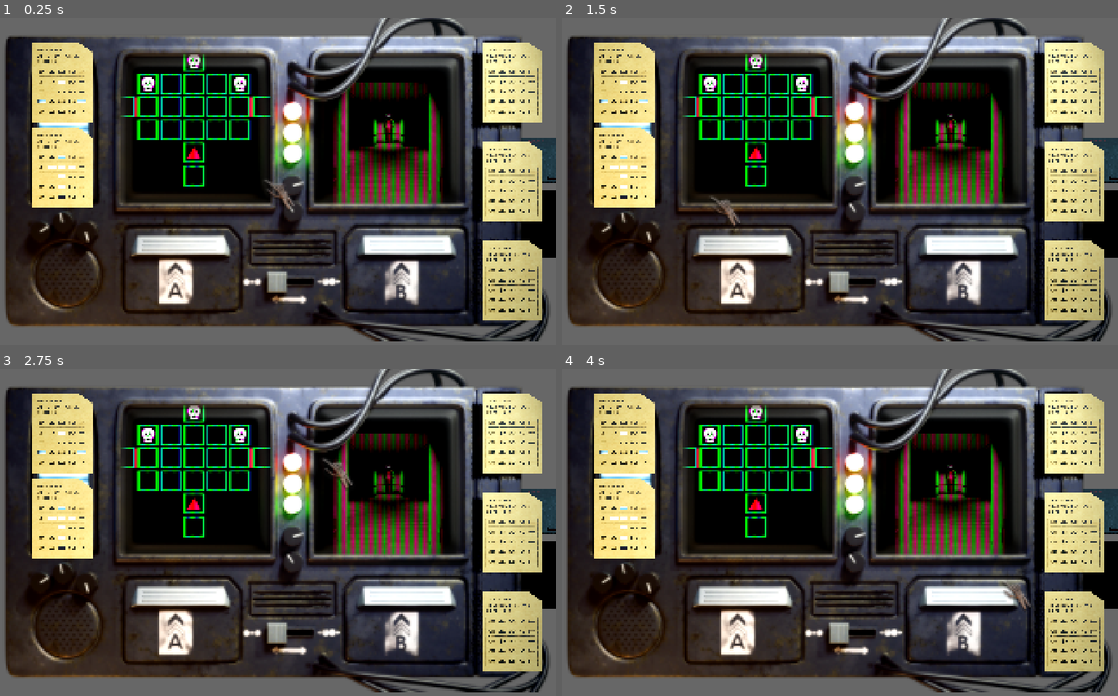
Above: before the commit, frames 1-4 (two rows, left to right).
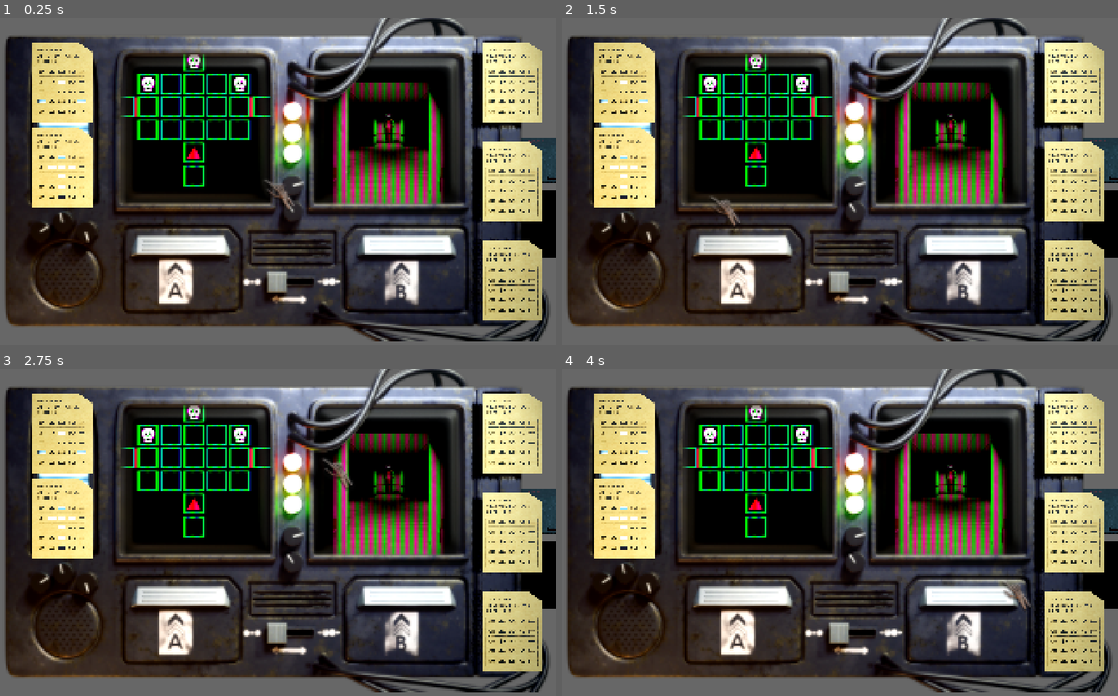
Above: after the commit, the same moments.

Repository: pudgypoultry/kill-the-computer-jam
Game: Godot game, scene res://Sandboxes/Pudgypoultry/MainScene.tscn
Two runs of this game, one before a commit and one after it. Both use one fixed random seed, a clock stepped at 60 frames per second and the inputs below.
Inputs (mouse positions are in pixels of both pictures, inside the frame that each line leads up to):
- Up to frame 1 (0.25 s): no input
- Up to frame 2 (1.5 s): tap Enter at 0.5 s; move the mouse to (956, 165) at 0.52 s; hold D (move_right) 0.53-1.28 s; click (956, 165) at 0.6 s; move the mouse to (712, 197) at 1.27 s; hold S (move_backward) from 1.28 s (still down); click (712, 197) at 1.35 s
- Up to frame 3 (2.75 s): tap Space at 2 s; move the mouse to (322, 460) at 2.02 s; release S (move_backward) at 2.03 s; hold D (move_right) from 2.03 s (still down); click (322, 460) at 2.1 s
- Up to frame 4 (4 s): move the mouse to (795, 597) at 2.77 s; release D (move_right) at 2.78 s; hold W (move_forward) 2.78-3.53 s; click (795, 597) at 2.85 s; tap Enter at 3.5 s; move the mouse to (1001, 581) at 3.52 s; hold A (move_left) from 3.53 s (still down); click (1001, 581) at 3.6 s

The runs differ from the first frame. In frame 1, 4.1% of the frame differs, in the area x 59-80%, y 19-57%; in frame 2, 4.1%; in frame 3, 4.0%; in frame 4, 4.1%.

Commit message:
Some more lights

Diff:
--- a/Scenes/ReactorArea/RoomLayout.tscn
+++ b/Scenes/ReactorArea/RoomLayout.tscn
@@ -2780,13 +2780,6 @@
 texture_normal = ExtResource("7_2cdcx")
 texture_orm = ExtResource("8_bs17m")
 
-[node name="Decal5" type="Decal" parent="DecalsHallway/DecalsSet2" unique_id=342125995]
-transform = Transform3D(0.35347277, 0.6123724, 0.70714724, 0.8497324, 0.105915934, -0.51646554, -0.3911675, 0.78344226, -0.4829143, 2.6606486, 1.9203987, -5.402345)
-size = Vector3(2.3095703, 2, 1.9447632)
-texture_albedo = ExtResource("6_4tam1")
-texture_normal = ExtResource("7_2cdcx")
-texture_orm = ExtResource("8_bs17m")
-
 [node name="Decal4" type="Decal" parent="DecalsHallway/DecalsSet2" unique_id=2102767107]
 transform = Transform3D(-0.49999994, -3.2350684e-08, 0.86602545, 0.6409431, 0.6724998, 0.37004867, -0.58240193, 0.74009734, -0.33624986, 7.6834736, -0.13251555, -4.156449)
 texture_albedo = ExtResource("9_okt7d")
@@ -2897,8 +2890,27 @@
 flicker_low_amount = 0.409
 emissive_brightness = 2.792
 
+[node name="DoorLightFlicker4" parent="Lights" unique_id=1972426774 instance=ExtResource("20_bs17m")]
+transform = Transform3D(-1, 4.3711392e-08, 4.371139e-08, 4.3711395e-08, 1, 0, -4.3711395e-08, 2.6865768e-16, -1, 1.5101151, 2.5841906, -0.18528399)
+flicker_rate_a = 0.84
+flicker_rate_b = 8.673
+flicker_threshold = 0.453
+flicker_adjust_speed = 2.1809999999999996
+flicker_low_amount = 0.409
+emissive_brightness = 2.792
+
 [node name="DoorLight" parent="Lights" unique_id=1783106199 instance=ExtResource("20_okt7d")]
 transform = Transform3D(7.54979e-08, -1.6580906e-15, 1, 4.3711395e-08, 1, -1.6420281e-15, -1, 4.3711395e-08, 7.54979e-08, -5.8858843, 2.5841906, -4.5010996)
+
+[node name="DoorLight2" parent="Lights" unique_id=9718719 instance=ExtResource("20_okt7d")]
+transform = Transform3D(1, -4.3711395e-08, -1.1920929e-07, 4.3711395e-08, 1, -1.6420281e-15, 1.1920929e-07, -3.5687764e-15, 1, 1.5101151, 2.5841906, 0.1807014)
+emissive_brightness = 0.0
+light_brightness = 0.0
+
+[node name="DoorLight3" parent="Lights" unique_id=226207165 instance=ExtResource("20_okt7d")]
+transform = Transform3D(-1, 4.3711395e-08, 2.0663207e-07, 4.3711395e-08, 1, -1.6420282e-15, -2.0663207e-07, 7.390147e-15, -1, 1.5101151, 2.5841906, 5.814593)
+emissive_brightness = 0.0
+light_brightness = 0.0
 
 [node name="DoorLightFlicker5" parent="Lights" unique_id=2117864310 instance=ExtResource("20_bs17m")]
 transform = Transform3D(-1.7484555e-07, 6.0007147e-15, -1, 4.3711395e-08, 1, 0, 1, -4.3711392e-08, -1.7484555e-07, 8.832676, 2.5841906, -4.5010996)
@@ -2909,6 +2921,16 @@
 flicker_low_amount = 0.409
 emissive_brightness = 2.792
 
+[node name="DoorLightFlicker8" parent="Lights" unique_id=1718025407 instance=ExtResource("20_bs17m")]
+transform = Transform3D(-1.7484555e-07, 6.0007147e-15, -1, 4.3711395e-08, 1, 0, 1, -4.3711392e-08, -1.7484555e-07, 17.746195, 2.5841906, -4.5010996)
+flicker_rate_a = 0.84
+flicker_rate_b = 5.845
+flicker_threshold = 0.453
+flicker_adjust_speed = 2.1809999999999996
+flicker_high_amount = 0.703
+flicker_low_amount = 0.21
+emissive_brightness = 3.394
+
 [node name="DoorLightFlicker6" parent="Lights" unique_id=1283726207 instance=ExtResource("20_bs17m")]
 transform = Transform3D(8.742278e-08, -2.1793434e-15, 1, 4.3711395e-08, 1, 0, -1, 4.3711392e-08, 8.742278e-08, 9.154701, 2.5841906, -4.5010996)
 flicker_rate_a = 2.063
@@ -2918,6 +2940,16 @@
 flicker_low_amount = 0.409
 emissive_brightness = 1.661
 
+[node name="DoorLightFlicker7" parent="Lights" unique_id=752826532 instance=ExtResource("20_bs17m")]
+transform = Transform3D(8.742278e-08, -2.1793434e-15, 1, 4.3711395e-08, 1, 0, -1, 4.3711392e-08, 8.742278e-08, 18.154701, 2.5841906, -4.5010996)
+flicker_rate_a = 2.063
+flicker_rate_b = 5.389
+flicker_threshold = 0.403
+flicker_adjust_speed = 0.954
+flicker_high_amount = 0.317
+flicker_low_amount = 0.188
+emissive_brightness = 3.979
+
 [node name="OverheadLightFlicker" parent="Lights" unique_id=285439363 instance=ExtResource("25_7solt")]
 transform = Transform3D(1, 0, 0, 0, 1, 0, 0, 0, 1, 1.5, 3, -9.883)
 
